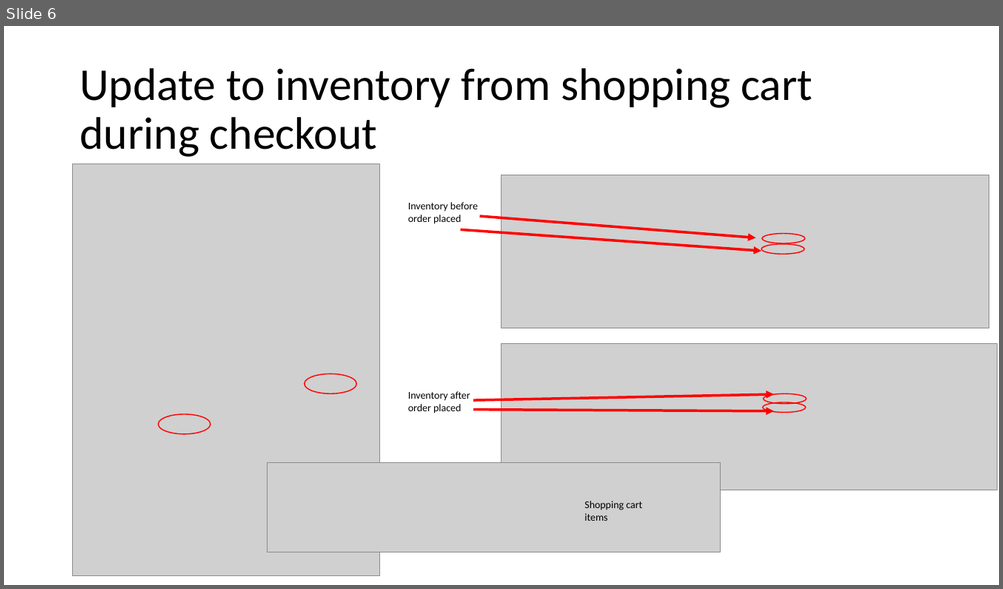
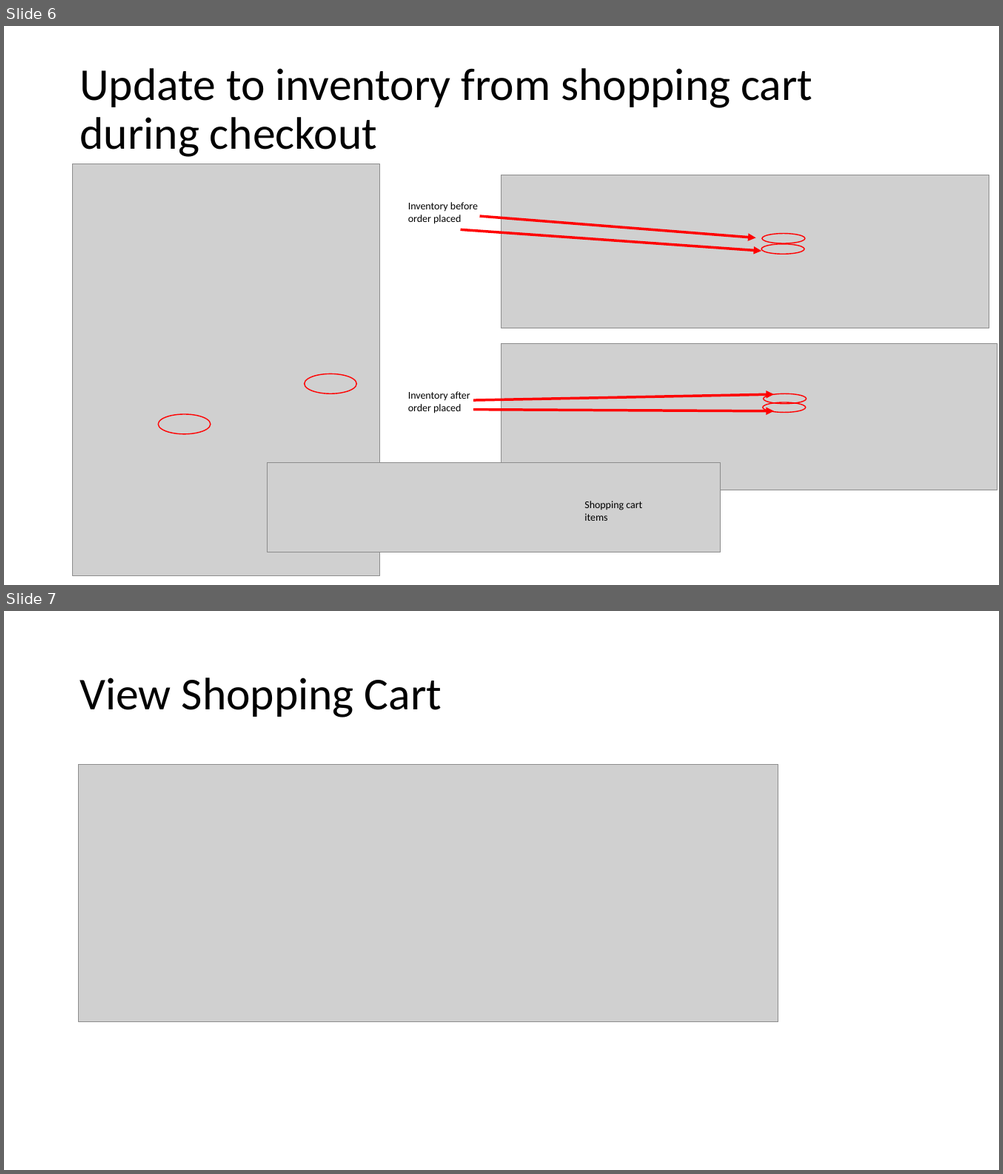
Before and after one commit to adgood100/bamazon-app, a slide deck: bamazon-markup 2.pptx. Shown one above the other, each under a label of ours: slide 6 before the commit, slides 6 and 7 after it. The pictures are 1003x589 and 1003x1174 pixels, drawn with LibreOffice and Linux fonts; fonts in the diff are those of the drawing; grey boxes stand for pictures. Boxes give left, top, right and bottom in pixels: in the first picture for what was removed or moved away, otherwise in the second. Text is boxed around its words. In the diff, an @@ line names an element or a change of style, - is before the commit and + after.

```diff
--- a/bamazon-markup 2.pptx
+++ b/bamazon-markup 2.pptx
@@ slide 7 added at (4, 611, 999, 1170), background #FFFFFF @@
@@ title added at (79, 678, 441, 718), 44 pt, text #000000 @@
+View Shopping Cart
@@ picture added at (79, 764, 778, 1022) @@
```
Also in this commit, not shown: 1 other slide added, 1 other file.
